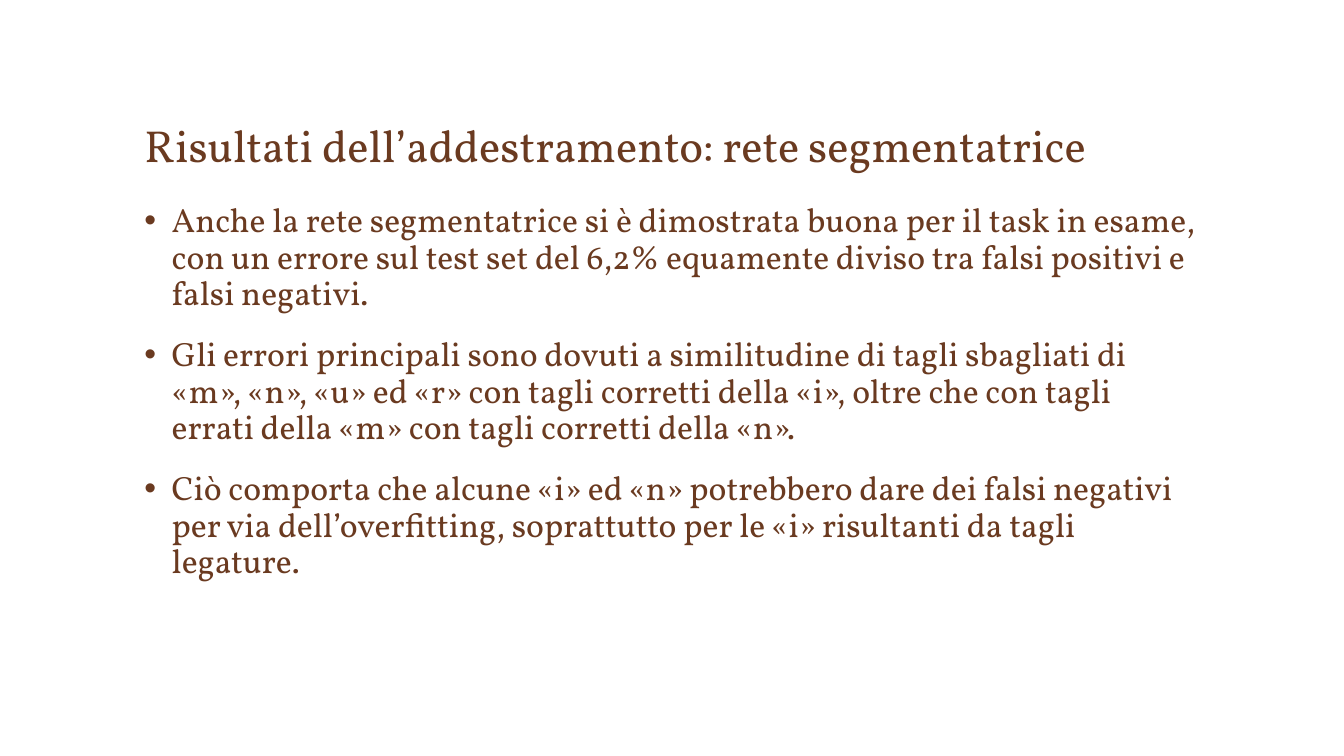
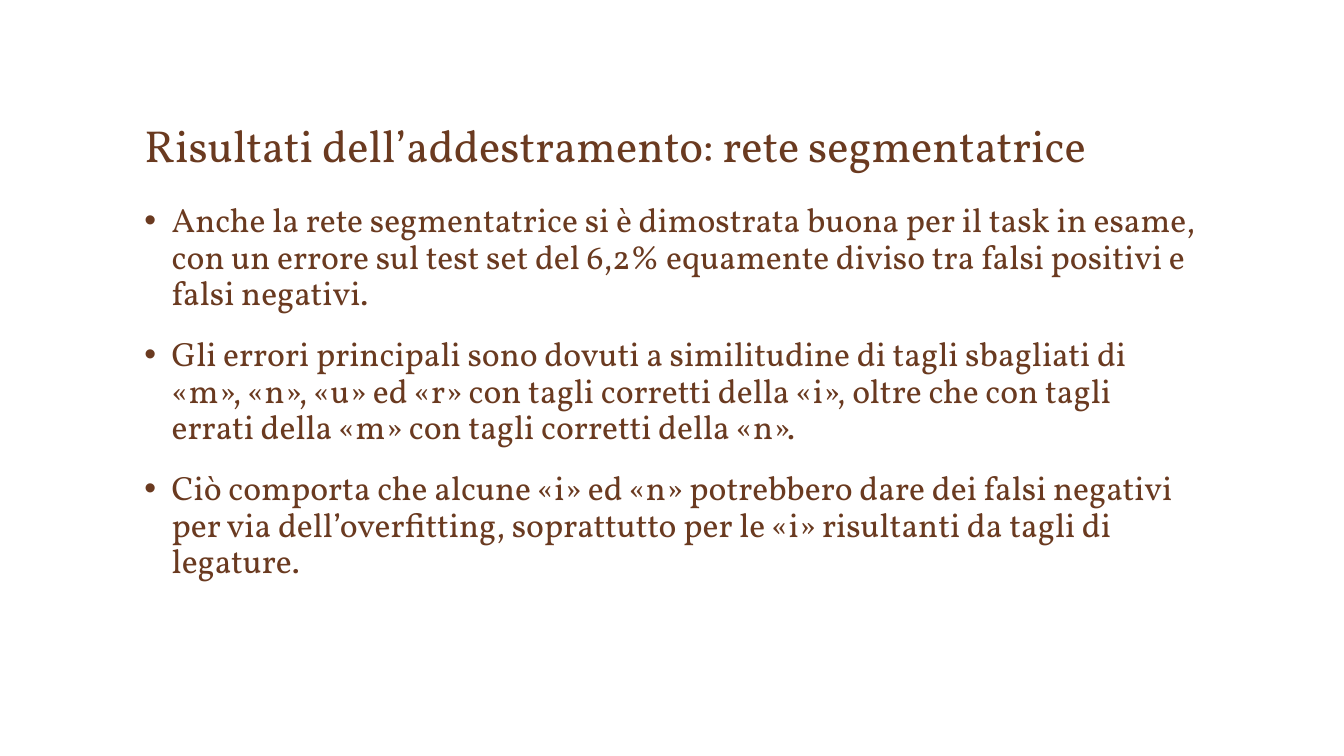
Before and after one commit to Kidel/In-Codice-Ratio-OCR-with-CNN, a slide deck: slide 13 of Relazione/Slide.pptx. Drawn at 1344x756 pixels with LibreOffice and Linux fonts; fonts in the diff are those of the drawing; background and template pictures are left out. Boxes give left, top, right and bottom in pixels: in the first picture for what was removed or moved away, otherwise in the second. Text is boxed around its words. In the diff, an @@ line names an element or a change of style, - is before the commit and + after.

```diff
--- a/Relazione/Slide.pptx
+++ b/Relazione/Slide.pptx
@@ text at <box>172,476,1172,582</box>: text changed @@
-• Ciò comporta che alcune «i» ed «n» potrebbero dare dei falsi negativi per via dell’overfitting, soprattutto per le «i» risultanti da tagli legature.
+• Ciò comporta che alcune «i» ed «n» potrebbero dare dei falsi negativi per via dell’overfitting, soprattutto per le «i» risultanti da tagli di legature.
```
Also in this commit, not shown: 1 other file.
